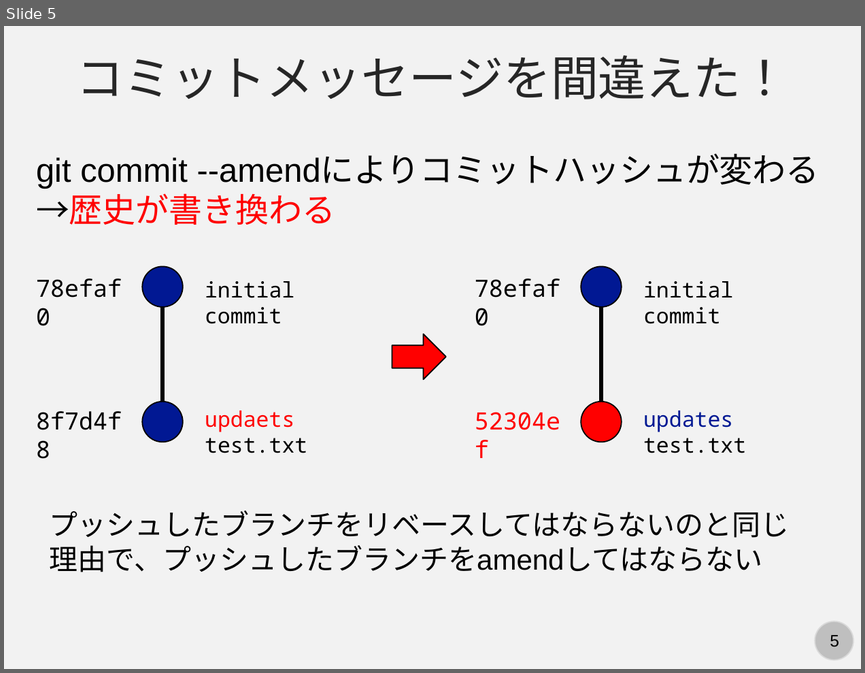
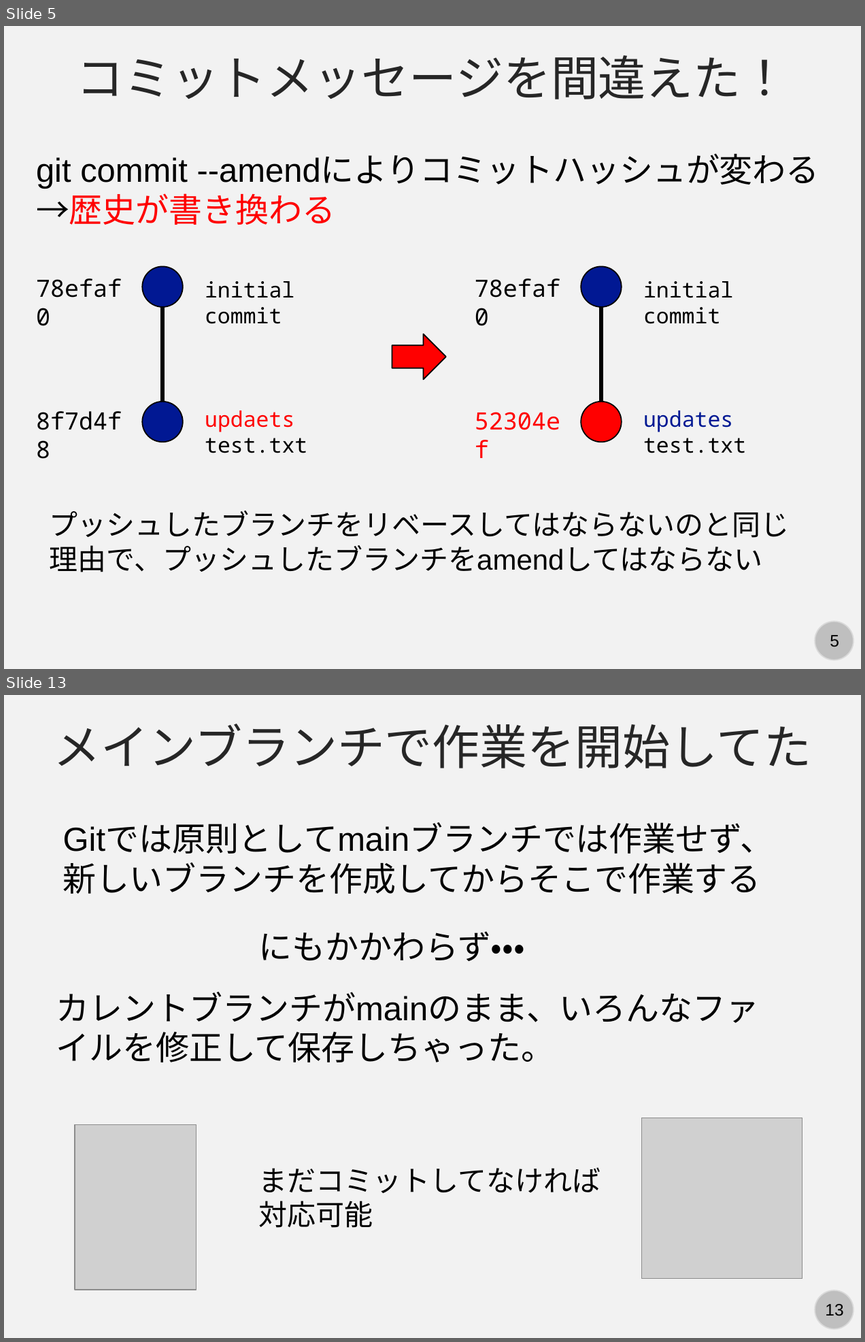
Before and after one commit to kaityo256/github, a slide deck: advanced/fig/slide.pptx. Shown one above the other, each under a label of ours: slide 5 before the commit, slides 5 and 13 after it; the slides between them are not shown. The pictures are 865x673 and 865x1342 pixels, drawn with LibreOffice and Linux fonts; fonts in the diff are those of the drawing; grey boxes stand for pictures. Boxes give left, top, right and bottom in pixels: in the first picture for what was removed or moved away, otherwise in the second. Text is boxed around its words. In the diff, an @@ line names an element or a change of style, - is before the commit and + after.

```diff
--- a/advanced/fig/slide.pptx
+++ b/advanced/fig/slide.pptx
@@ slide 13 added at (4, 695, 861, 1338), background #F2F2F2; not listed: 2 template elements that a slide beside it also shows @@
@@ text added at (54, 724, 812, 768), 40 pt, text #262626 @@
+メインブランチで作業を開始してた
@@ text added at (63, 825, 773, 894), 28 pt, text #000000 @@
+Gitでは原則としてmainブランチでは作業せず、新しいブランチを作成してからそこで作業する
@@ text added at (258, 931, 524, 961), 28 pt, text #000000 @@
+にもかかわらず・・・
@@ text added at (56, 991, 759, 1062), 28 pt, text #000000 @@
+カレントブランチがmainのまま、いろんなファイルを修正して保存しちゃった。
@@ picture added at (641, 1117, 802, 1278) @@
@@ picture added at (75, 1124, 197, 1289) @@
@@ text added at (258, 1167, 600, 1227), 24 pt, text #000000 @@
+まだコミットしてなければ
+対応可能
```
Also in this commit, not shown: 2 slides changed, 29 other slides added, 1 other file.
